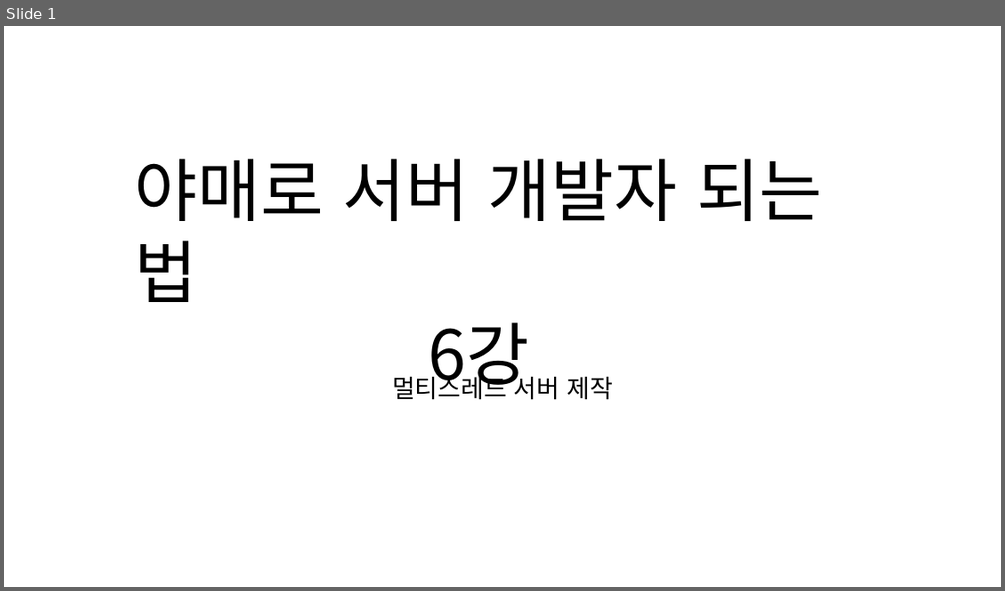
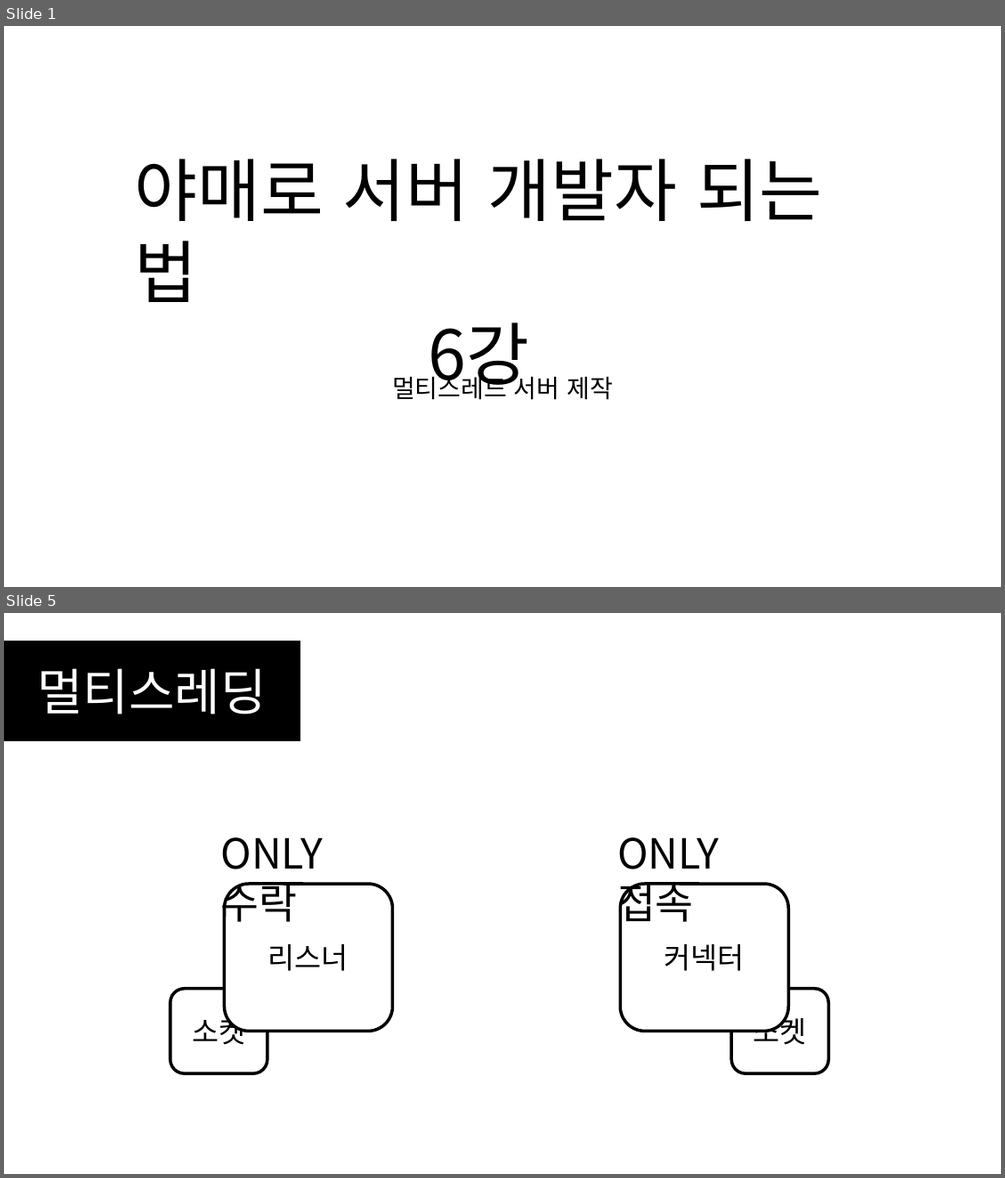
Before and after one commit to SEH00N/SDLU, a slide deck: ServerLecture/PT/6강 멀티스레드 서버 제작.pptx. Shown one above the other, each under a label of ours: slide 1 before the commit, slides 1 and 5 after it; the slides between them are not shown. The pictures are 1005x591 and 1005x1178 pixels, drawn with LibreOffice and Linux fonts; fonts in the diff are those of the drawing. Boxes give left, top, right and bottom in pixels: in the first picture for what was removed or moved away, otherwise in the second. Text is boxed around its words. In the diff, an @@ line names an element or a change of style, - is before the commit and + after.

```diff
--- a/ServerLecture/PT/6강 멀티스레드 서버 제작.pptx
+++ b/ServerLecture/PT/6강 멀티스레드 서버 제작.pptx
@@ slide 5 added at (4,613,1001,1174), background #FFFFFF @@
@@ rectangle added at (4,641,300,741), fill #000000, outline #000000 1 pt, 48 pt, text #FFFFFF @@
+멀티스레딩
@@ text added at (221,837,323,930), 40 pt, text #000000 @@
+ONLY 수락
@@ text added at (617,837,719,930), 40 pt, text #000000 @@
+ONLY 접속
@@ rounded rectangle added at (225,884,393,1031), fill #FFFFFF, outline #000000 3 pt, 28 pt, text #000000 @@
+리스너
@@ rounded rectangle added at (620,884,788,1031), fill #FFFFFF, outline #000000 3 pt, 28 pt, text #000000 @@
+커넥터
@@ rounded rectangle added at (170,989,267,1074), fill #FFFFFF, outline #000000 3 pt, 28 pt, text #000000 @@
+소켓
@@ rounded rectangle added at (732,989,829,1074), fill #FFFFFF, outline #000000 3 pt, 28 pt, text #000000 @@
+소켓
```
Also in this commit, not shown: 37 other slides added, 2 slides removed, 1 other file.
